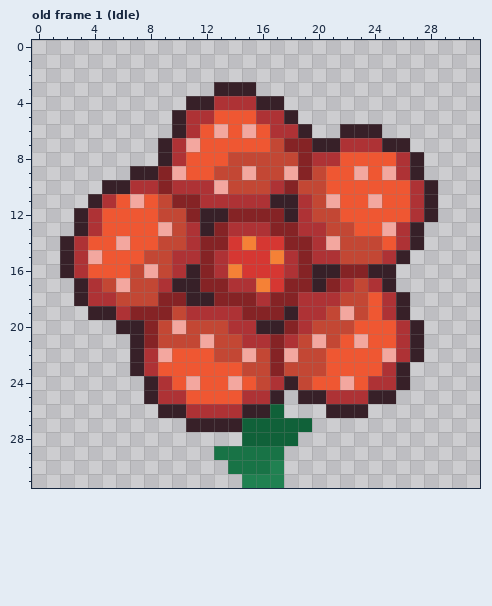
One commit to this pixel-art file: Aseprite/Enemies/Lesia.aseprite. Above is the file before it was changed.
32x32 pixels, 5 frames. Shown: old frame 1 (Idle). The commit also changed other frames, which this record leaves out.
The same view after the edit:
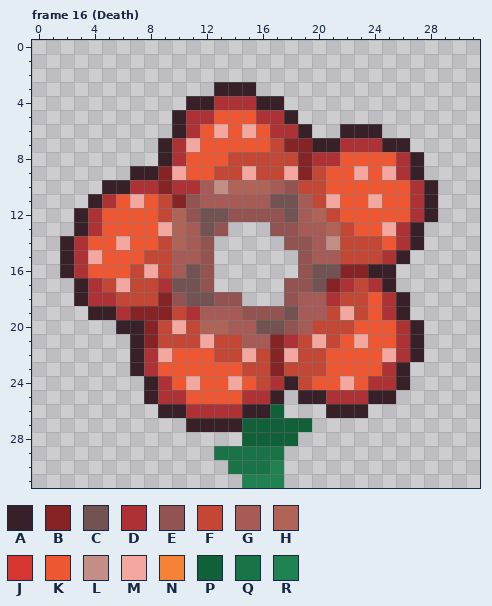
Palette (. is transparent): A #372028  B #852325  C #725352  D #ae3235  E #935451  F #c34734  G #a65b57  H #af6457  J #d63732  K #ef5732  L #c38e86  M #f3a79f  N #f58136  P #106139  Q #187346  R #208151
A new or re-ordered frame is compared with the old frame closest to it.
The exact change:
frames 5 -> 23
--- frame 16 (Death) is new; against old frame 1 (Idle)
@@ x 8..23 @@
  9 ABMKKFFMFFMBFKKM
-10 DBDDDMFFFDBFFKKK
-11 KFBBDDDDDAADFMKK
-12 KFFBAABBBBADFFKK
-13 KMFDABDDDBBDDFFK
-14 KFFDBBJNJJBBDMFF
-15 FFDDBDJJJNDBDDFF
-16 MFDABDNJJJDBAABB
-17 FDAABBDDNJBBABDF
-18 FBBAABBBDBBDDDFF
-19 BBFDDDDBBBADDFMF
-20 BFMFFFDDAABDFFFK
-21 BFFFMFFDDBDFMFKM
+10 DBDDGLHHHGEFFKKK
+11 KFBEGGGGGCCGFMKK
+12 KFHECCEEEECGHFKK
+13 KMHGCE...EEGGHFK
+14 KFHGE.....EEGLFF
+15 FFGGE......EGGFF
+16 MFGCE......ECCBB
+17 FDCCE.....EECBDF
+18 FBECCEE...EGGDFF
+19 BBFDGGGEEECGGFMF
+20 BFMFHHGGCCEGFFFK
+21 BFFFMFFGGBDFMFKM
 22 DMKKKFFMFBMFFKKK
Where, in picture pixels (left, top, right, bottom), the same in both pictures:
changed: (172, 180, 340, 348)
